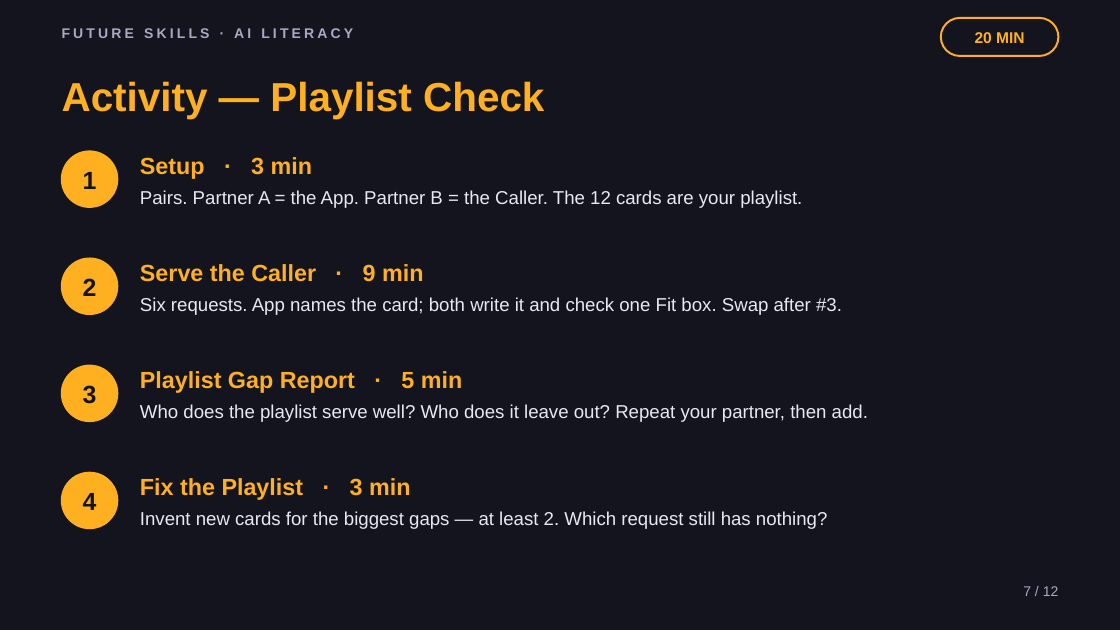
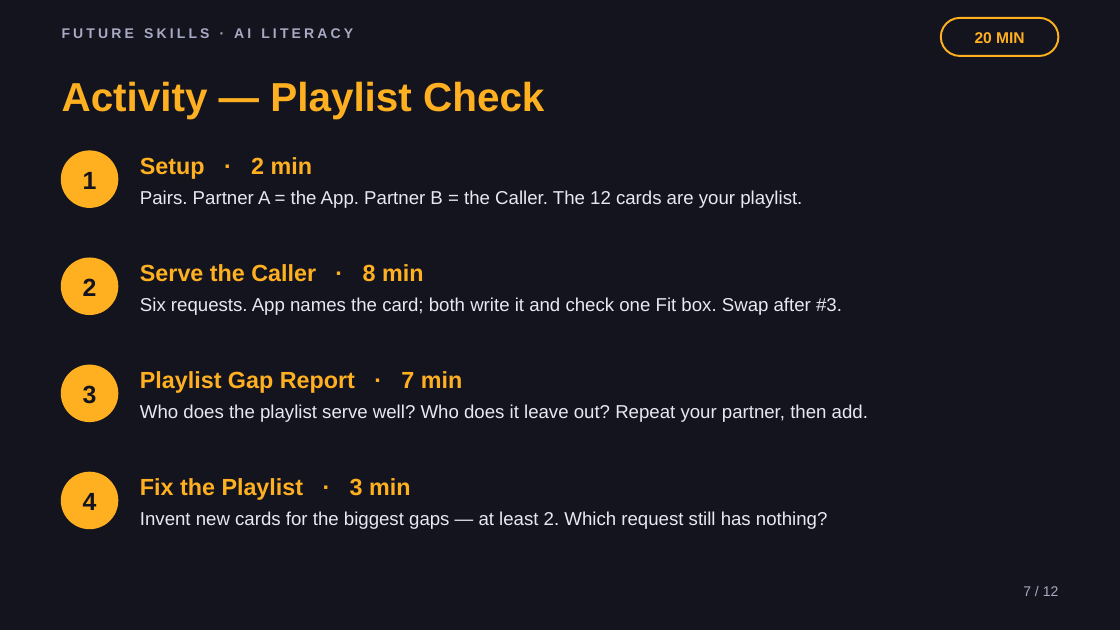
Before and after one commit to phiunit/tptphi, a slide deck: slide 7 of products/ai-training-data-crate/dist/What's in the Playlist - Slides.pptx. Drawn at 1120x630 pixels with LibreOffice and Linux fonts; fonts in the diff are those of the drawing. Boxes give left, top, right and bottom in pixels: in the first picture for what was removed or moved away, otherwise in the second. Text is boxed around its words. In the diff, an @@ line names an element or a change of style, - is before the commit and + after.

```diff
--- a/products/ai-training-data-crate/dist/What's in the Playlist - Slides.pptx
+++ b/products/ai-training-data-crate/dist/What's in the Playlist - Slides.pptx
@@ text at [140,157,312,179]: text changed @@
-Setup · 3 min
+Setup · 2 min
@@ text at [140,264,423,282]: text changed @@
-Serve the Caller · 9 min
+Serve the Caller · 8 min
@@ text at [140,371,462,393]: text changed @@
-Playlist Gap Report · 5 min
+Playlist Gap Report · 7 min
```
Also in this commit, not shown: 4 other slides changed, 24 other files.
